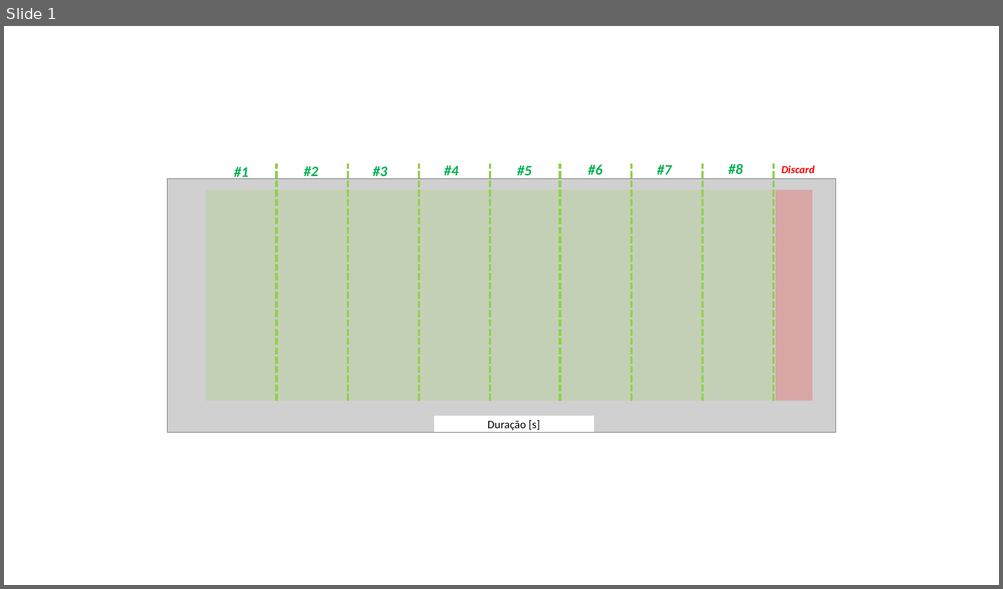
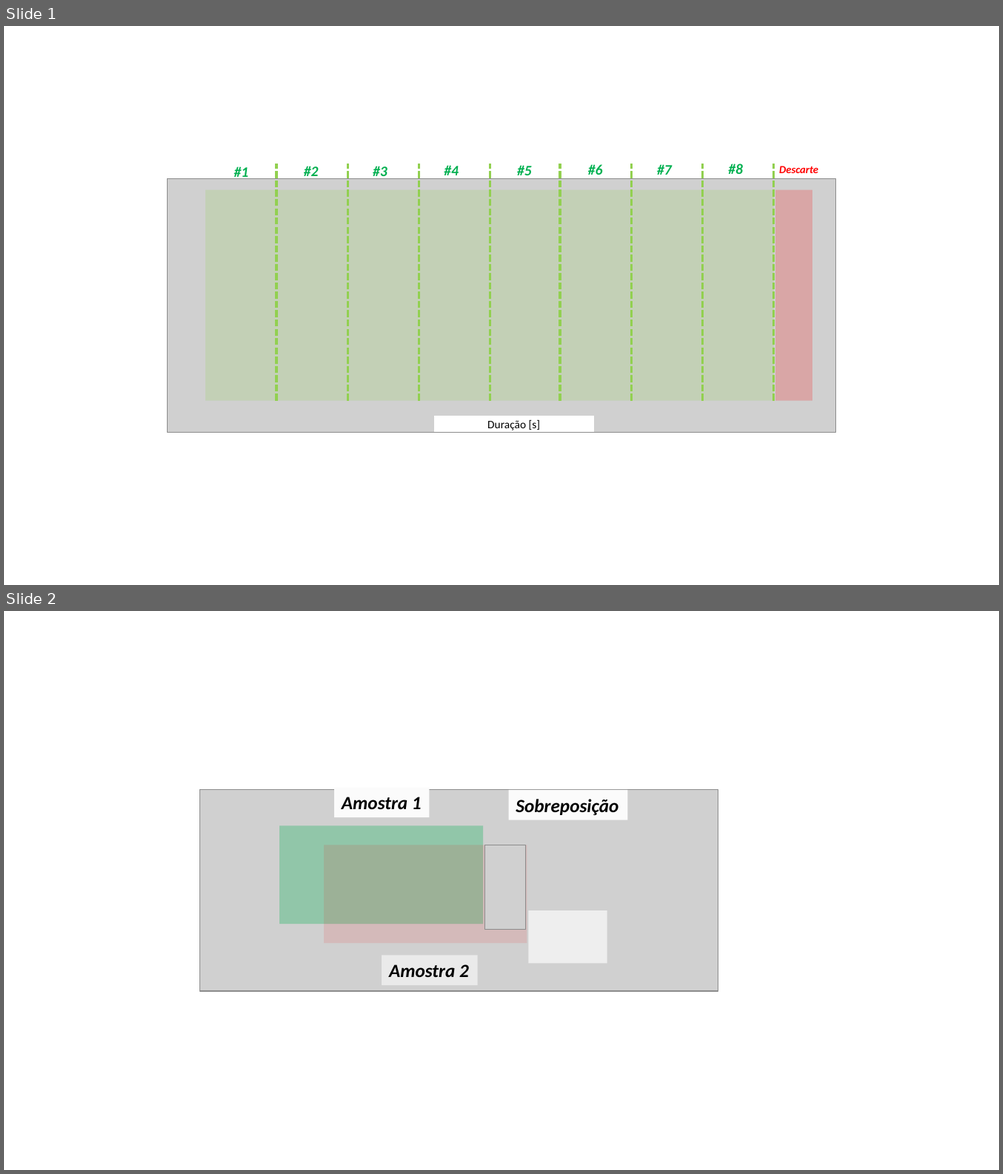
Before and after one commit to matsozza/Python_ML_CombustionEnginesRecog_MBA, a slide deck: Documentation/AudioSegmentation.pptx. Shown one above the other, each under a label of ours: slide 1 before the commit, slides 1 and 2 after it. The pictures are 1003x589 and 1003x1174 pixels, drawn with LibreOffice and Linux fonts; fonts in the diff are those of the drawing; grey boxes stand for pictures. Boxes give left, top, right and bottom in pixels: in the first picture for what was removed or moved away, otherwise in the second. Text is boxed around its words. In the diff, an @@ line names an element or a change of style, - is before the commit and + after.

```diff
--- a/Documentation/AudioSegmentation.pptx
+++ b/Documentation/AudioSegmentation.pptx
@@ slide 2 added at bbox=[4, 611, 999, 1170], background #FFFFFF @@
@@ rectangle added at bbox=[334, 788, 429, 817], fill #FBFBFB, 18 pt, text #000000, bold, italic @@
+Amostra 1
@@ picture added at bbox=[199, 790, 718, 991] @@
@@ rectangle added at bbox=[509, 790, 628, 820], fill #FBFBFB, 18 pt, text #000000, bold, italic @@
+Sobreposição
@@ rectangle added at bbox=[279, 826, 483, 924], fill #00B050 at 30% opacity @@
@@ rectangle added at bbox=[324, 846, 527, 944], fill #FF0000 at 10% opacity @@
@@ picture added at bbox=[484, 846, 525, 929] @@
@@ rectangle added at bbox=[529, 911, 608, 964], fill #EEEEEE @@
@@ rectangle added at bbox=[381, 956, 477, 985], fill #EAEAEA, 18 pt, text #000000, bold, italic @@
+Amostra 2
@@ slide 1 changed as well @@
@@ text at bbox=[779, 166, 818, 173]: text changed @@
-Discard
+Descarte
```
Also in this commit, not shown: 3 other slides added, 2 other files.
